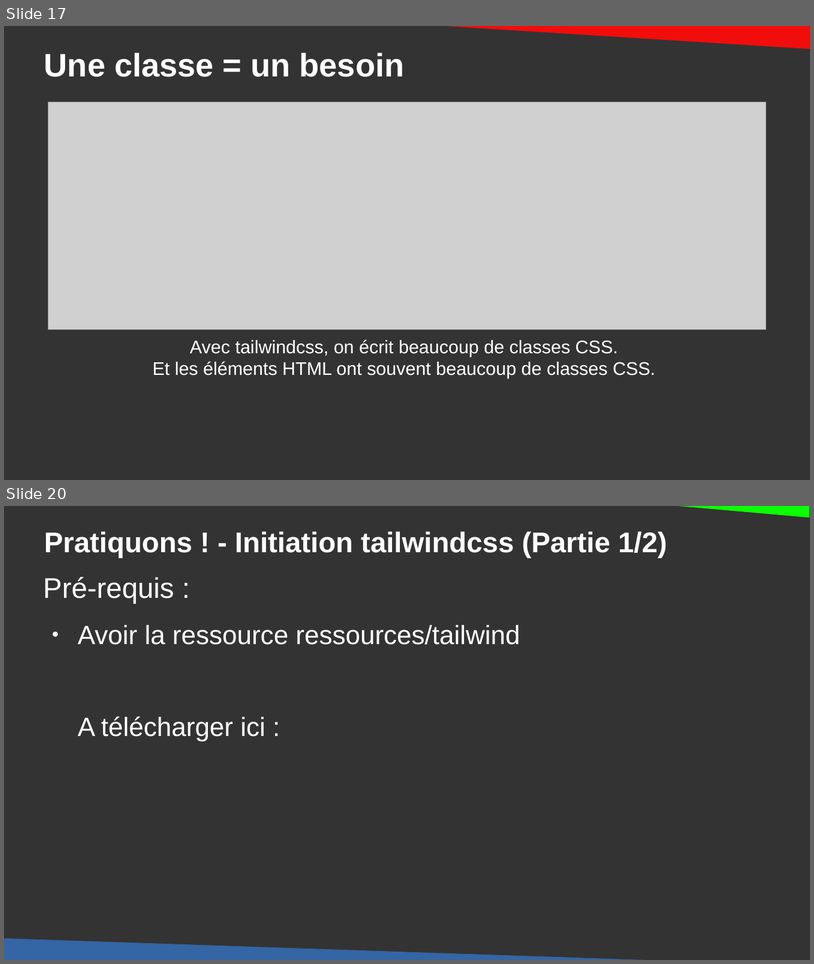
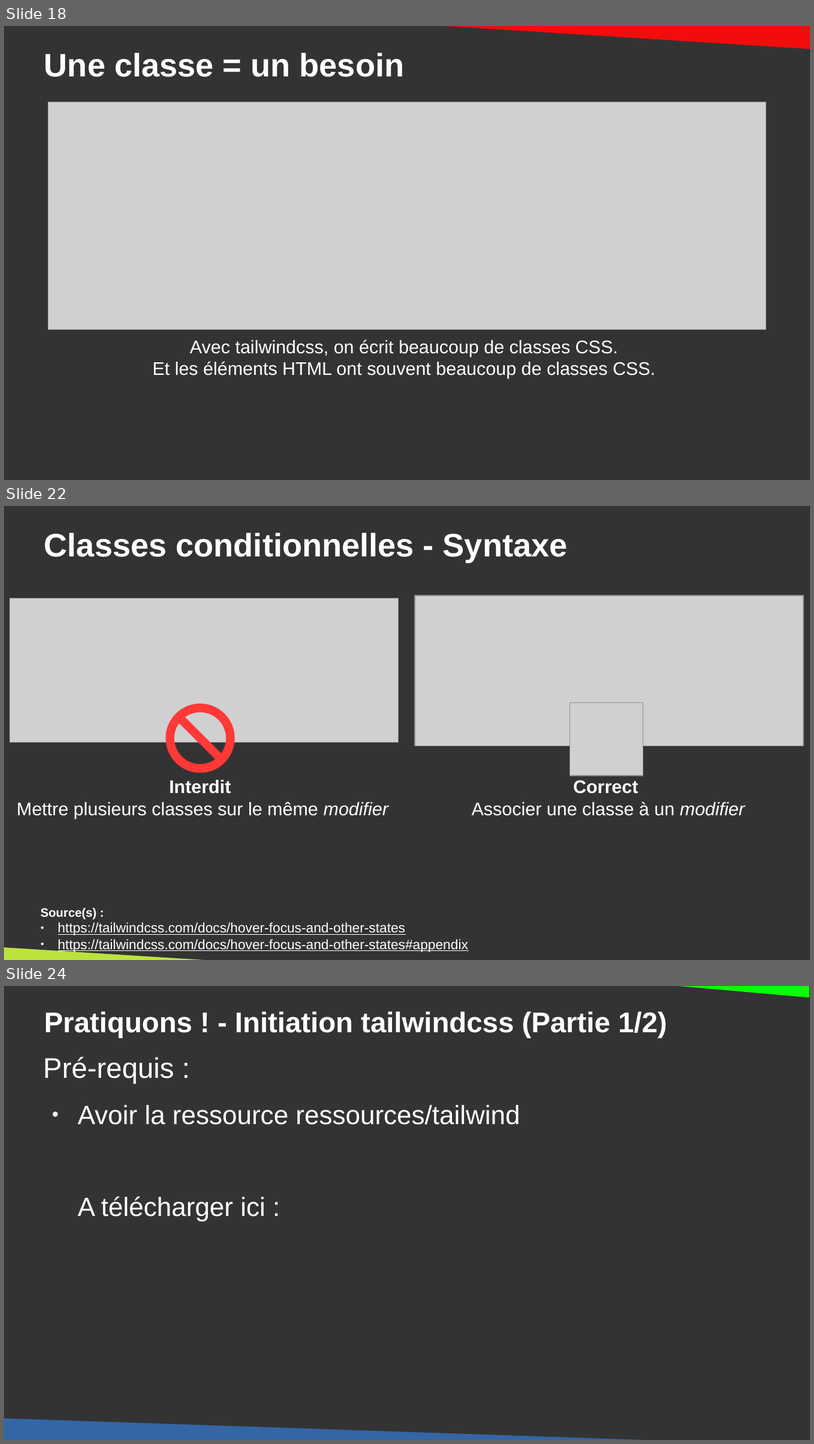
Before and after one commit to DanYellow/cours, a slide deck: integration-web-s2/travaux-pratiques/numero-5/presentation.odp. Shown one above the other, each under a label of ours: slides 17 and 20 before the commit, slides 18, 22 and 24 after it; the slides between them are not shown. The pictures are 814x964 and 814x1444 pixels, drawn with LibreOffice and Linux fonts; fonts in the diff are those of the drawing; grey boxes stand for pictures. Boxes give left, top, right and bottom in pixels: in the first picture for what was removed or moved away, otherwise in the second. Text is boxed around its words. In the diff, an @@ line names an element or a change of style, - is before the commit and + after.

Commit message:
Update tailwind workshop

```diff
--- a/integration-web-s2/travaux-pratiques/numero-5/presentation.odp
+++ b/integration-web-s2/travaux-pratiques/numero-5/presentation.odp
@@ slide 22 added at [4,506,810,960], background #333333 @@
@@ title added at [44,532,568,562], 32 pt, text #FFFFFF, bold @@
+Classes conditionnelles - Syntaxe
@@ picture added at [415,595,804,746] @@
@@ picture added at [10,598,398,742] @@
@@ no-entry sign added at [166,703,234,772], fill #FF3838 @@
@@ picture added at [570,702,644,775] @@
@@ text added at [17,780,389,819], 18 pt, text #FFFFFF @@
+Interdit
+Mettre plusieurs classes sur le même modifier
@@ text added at [472,780,745,816], 18 pt, text #FFFFFF @@
+Correct
+Associer une classe à un modifier
@@ text added at [41,907,468,952], 13.4 pt, text #FFFFFF, underline @@
+Source(s) :
+● https://tailwindcss.com/docs/hover-focus-and-other-states
+● https://tailwindcss.com/docs/hover-focus-and-other-states#appendix
@@ right triangle added at [4,940,315,960], fill #BBE33D @@
@@ what was slide 17 is now slide 18 @@
@@ what was slide 20 is now slide 24 @@
```
Also in this commit, not shown: 3 slides changed, 12 other slides added, 4 other files.
